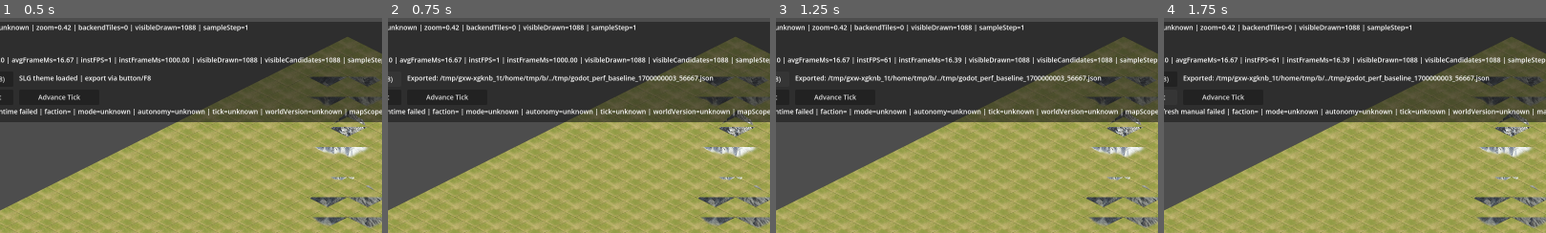
Above: before the commit, frames 1-4 (left to right).
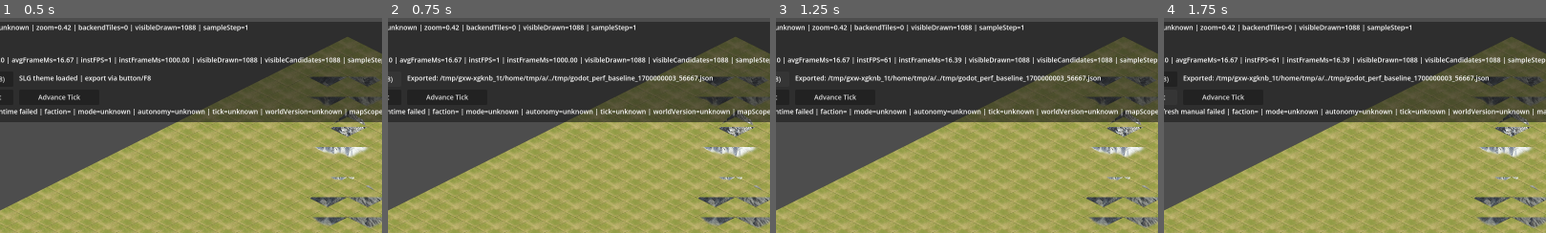
Above: after the commit, the same moments.

Repository: mohammadatiq472-source/8989
Game: Godot game, scene res://scenes/app/main.tscn
Same seed, same stepped clock (60 frames per second), same inputs: the game is played once before the commit and once after it.
Inputs:
- Up to frame 1 (0.5 s): no input
- Up to frame 2 (0.75 s): click "Export Baseline (F8)" at 0.5 s
- Up to frame 3 (1.25 s): no input
- Up to frame 4 (1.75 s): click "Refresh Snapshot" at 1.25 s
The pictures show only the part of the screen within x 10-60%, y 0-50%; the shares and areas given below are measured in that part.

Frame 1 is identical in both runs. In frame 2, 0.5% of the frame differs, in the area x 40-86%, y 26-30%; in frame 3, 0.5%; in frame 4, 0.5%.

Commit message:
godot: normalize replay engage kinds and tighten replay gate contracts

Diff:
--- a/godot-client/scripts/map/unit_view_layer.gd
+++ b/godot-client/scripts/map/unit_view_layer.gd
@@ -1,6 +1,16 @@
 extends Node2D
 
 const UnitMarkerScript = preload("res://scripts/map/unit_marker.gd")
+const ENGAGE_KIND_BATTLE: String = "battle"
+const ENGAGE_KIND_TILE_CONTROL: String = "tile_control"
+const ENGAGE_KIND_LOGISTICS: String = "logistics"
+const ENGAGE_KIND_FALLBACK: String = ENGAGE_KIND_TILE_CONTROL
+const KNOWN_NON_ENGAGE_HIGHLIGHT_KINDS: Array[String] = [
+	"enemy_turn",
+	"alliance_turn",
+	"intel",
+	"planning",
+]
 
 @export var map_grid_path: NodePath = NodePath("../MapGrid")
 @export var marker_radius: float = 4.0
@@ -13,6 +23,17 @@
 var _prev_units_by_id: Dictionary = {}
 var _seen_replay_frame_ids: Dictionary = {}
 var _seen_replay_frame_order: Array = []
+var _replay_engage_kind_counts: Dictionary = {
+	ENGAGE_KIND_BATTLE: 0,
+	ENGAGE_KIND_TILE_CONTROL: 0,
+	ENGAGE_KIND_LOGISTICS: 0,
+}
+var _replay_engage_unknown_kind_count: int = 0
+var _replay_engage_unknown_kind_samples: Array[String] = []
+var _replay_engage_trigger_count: int = 0
+var _replay_engage_direction_direct_hits: int = 0
+var _replay_engage_direction_fallback_hits: int = 0
+var _replay_engage_last_frame_summary: Dictionary = {}
 
 func _ready() -> void:
 	_map_grid = get_node_or_null(map_grid_path)
@@ -282,6 +303,8 @@
 			var engage_targets: Dictionary = _collect_engage_targets_from_highlights(frame, units_by_tile)
 			if engage_targets.is_empty():
 				engage_targets = _collect_engage_targets_from_frame(frame)
+				_replay_engage_kind_counts[ENGAGE_KIND_TILE_CONTROL] = int(_replay_engage_kind_counts.get(ENGAGE_KIND_TILE_CONTROL, 0)) + engage_targets.size()
+			var frame_trigger_count: int = 0
 			for unit_id_variant in engage_targets.keys():
 				var unit_id: String = str(unit_id_variant)
 				if not _markers_by_unit_id.has(unit_id):
@@ -297,6 +320,9 @@
 						next_units_by_id,
 					)
 					marker.call("play_engage", target_intensity, replay_direction, target_kind)
+					frame_trigger_count += 1
+					_replay_engage_trigger_count += 1
+			_update_replay_engage_metrics_snapshot(frame_id, frame_trigger_count)
 
 func _build_replay_frame_id(request_id: String, frame: Dictionary) -> String:
 	var tick: int = int(frame.get("tick", -1))
@@ -315,10 +341,46 @@
 		if not (highlight_variant is Dictionary):
 			continue
 		var highlight: Dictionary = highlight_variant as Dictionary
-		var kind: String = str(highlight.get("kind", ""))
+		var kind: String = str(highlight.get("kind", "")).strip_edges()
 		if kind == "battle" or kind == "tile_control" or kind == "logistics":
 			return true
+		if _is_replay_engage_unknown_with_anchor(kind, highlight):
+			return true
 	return false
+
+func _is_known_non_engage_kind(kind: String) -> bool:
+	return kind in KNOWN_NON_ENGAGE_HIGHLIGHT_KINDS
+
+func _is_replay_engage_unknown_with_anchor(kind: String, highlight: Dictionary) -> bool:
+	if kind == "" or _is_known_non_engage_kind(kind):
+		return false
+	return _highlight_has_engage_anchor(highlight)
+
+func _highlight_has_engage_anchor(highlight: Dictionary) -> bool:
+	return (
+		str(highlight.get("unitId", "")).strip_edges() != ""
+		or str(highlight.get("tileId", "")).strip_edges() != ""
+		or str(highlight.get("fromTileId", "")).strip_edges() != ""
+		or str(highlight.get("toTileId", "")).strip_edges() != ""
+	)
+
+func _normalize_replay_engage_kind(raw_kind: String, highlight: Dictionary) -> String:
+	var kind: String = raw_kind.strip_edges()
+	if kind == ENGAGE_KIND_BATTLE or kind == ENGAGE_KIND_TILE_CONTROL or kind == ENGAGE_KIND_LOGISTICS:
+		return kind
+	if kind == "" or _is_known_non_engage_kind(kind):
+		return ""
+	if not _highlight_has_engage_anchor(highlight):
+		return ""
+	_replay_engage_unknown_kind_count += 1
+	if _replay_engage_unknown_kind_samples.size() < 8 and not _replay_engage_unknown_kind_samples.has(kind):
+		_replay_engage_unknown_kind_samples.append(kind)
+	return ENGAGE_KIND_FALLBACK
+
+func _register_replay_engage_kind(kind: String) -> void:
+	if kind == "":
+		return
+	_replay_engage_kind_counts[kind] = int(_replay_engage_kind_counts.get(kind, 0)) + 1
 
 func _collect_engage_targets_from_frame(frame: Dictionary) -> Dictionary:
 	var targets: Dictionary = {}
@@ -358,7 +420,10 @@
 		if not (highlight_variant is Dictionary):
 			continue
 		var highlight: Dictionary = highlight_variant as Dictionary
-		var kind: String = str(highlight.get("kind", "")).strip_edges()
+		var kind: String = _normalize_replay_engage_kind(str(highlight.get("kind", "")).strip_edges(), highlight)
+		if kind == "":
+			continue
+		_register_replay_engage_kind(kind)
 		var intensity: float = _resolve_engage_intensity_for_kind(kind)
 		if intensity <= 0.0:
 			continue
@@ -425,6 +490,19 @@
 		var stale_id: String = str(_seen_replay_frame_order.pop_front())
 		_seen_replay_frame_ids.erase(stale_id)
 
+func _update_replay_engage_metrics_snapshot(frame_id: String, frame_trigger_count: int) -> void:
+	_replay_engage_last_frame_summary = {
+		"frameId": frame_id,
+		"frameTriggerCount": frame_trigger_count,
+		"totalTriggerCount": _replay_engage_trigger_count,
+		"kindCounts": _replay_engage_kind_counts.duplicate(true),
+		"unknownKindCount": _replay_engage_unknown_kind_count,
+		"unknownKindSamples": _replay_engage_unknown_kind_samples.duplicate(),
+		"directionDirectHits": _replay_engage_direction_direct_hits,
+		"directionFallbackHits": _replay_engage_direction_fallback_hits,
+	}
+	set_meta("replay_engage_metrics", _replay_engage_last_frame_summary)
+
 func _index_unit_ids_by_tile(next_units_by_id: Dictionary) -> Dictionary:
 	var indexed: Dictionary = {}
 	for unit_id_variant in next_units_by_id.keys():
@@ -461,8 +539,10 @@
 	var to_tile_id: String = str(target_meta.get("toTileId", "")).strip_edges()
 	var replay_vector: Vector2 = _resolve_tile_direction_vector(from_tile_id, to_tile_id)
 	if replay_vector != Vector2.ZERO:
+		_replay_engage_direction_direct_hits += 1
 		return replay_vector
 
+	_replay_engage_direction_fallback_hits += 1
 	if _prev_units_by_id.has(unit_id) and next_units_by_id.has(unit_id):
 		var previous_unit: Dictionary = _prev_units_by_id[unit_id] as Dictionary
 		var next_unit: Dictionary = next_units_by_id[unit_id] as Dictionary
Not shown, changed: godot-client/tools/run_week1_gate.py
Not shown, changed: shared/domain/rules.ts
